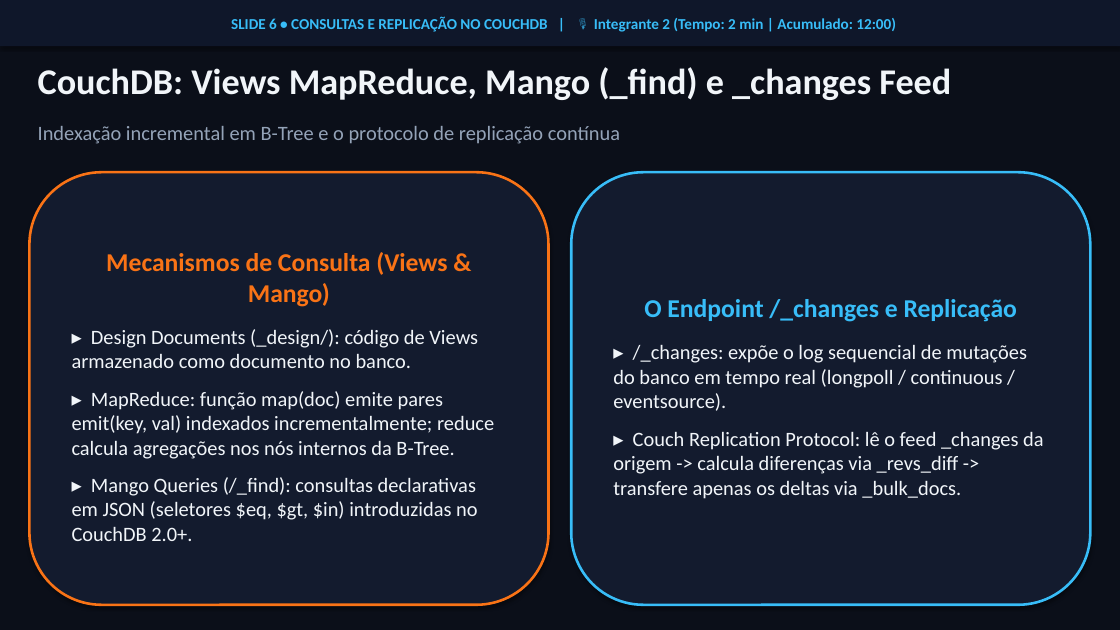
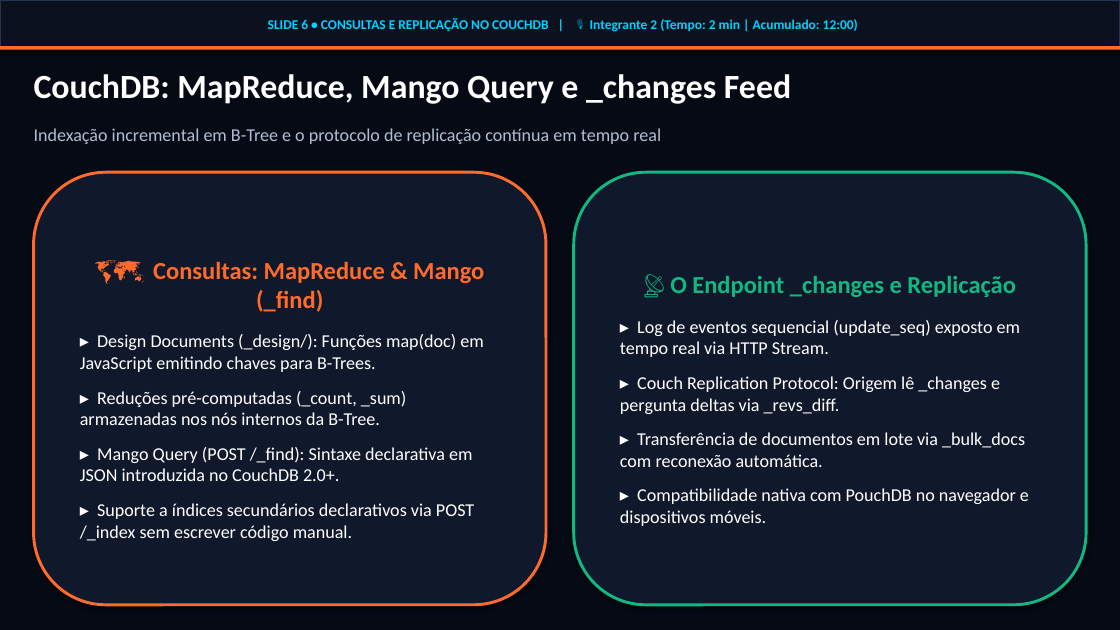
Before and after one commit to PHLopesvc07/ApresentacaoBD, a slide deck: slide 6 of Apresentacao_CouchDB_vs_Couchbase.pptx. Drawn at 1120x630 pixels with LibreOffice and Linux fonts; fonts in the diff are those of the drawing. Boxes give left, top, right and bottom in pixels: in the first picture for what was removed or moved away, otherwise in the second. Text is boxed around its words. In the diff, an @@ line names an element or a change of style, - is before the commit and + after.

Commit message:
feat: adiciona PDF completo para o professor e moderniza design do PPTX com glassmorphism e cores tematicas

```diff
--- a/Apresentacao_CouchDB_vs_Couchbase.pptx
+++ b/Apresentacao_CouchDB_vs_Couchbase.pptx
@@ background #0B0F19 to #060A14 @@
@@ rectangle "SLIDE 6 • CONSULTAS E ..." at (0,0,1120,49): size 13 to 11.5 pt, text colour #38BDF8 to #00D2FF; fill #0F172A to #0B111F; outline none to #263452 1 pt @@
@@ rectangle added at (0,46,1120,50), fill #FF6B2B @@
@@ text at (34,74,791,104): text changed; size 31 to 29 pt; text colour #F1F5F9 to #FFFFFF @@
-CouchDB: Views MapReduce, Mango (_find) e _changes Feed
+CouchDB: MapReduce, Mango Query e _changes Feed
@@ text at (34,128,661,144): text changed; size 17.5 to 15.5 pt; text colour #94A3B8 to #B0BED2 @@
-Indexação incremental em B-Tree e o protocolo de replicação contínua
+Indexação incremental em B-Tree e o protocolo de replicação contínua em tempo real
@@ rounded rectangle "🗺️ Consultas: MapReduce & Mango ...": place and size @@
-rounded rectangle "🗺️ Consultas: MapReduce & Mango ..." at (29,172,549,605)
+rounded rectangle "🗺️ Consultas: MapReduce & Mango ..." at (34,172,546,605)
@@ rounded rectangle "🗺️ Consultas: MapReduce & Mango ..." at (34,172,546,605): fill #131B2E to #10182B; outline #F97316 2.2 pt to #FF6B2B 2.5 pt @@
@@ rounded rectangle "📡 O Endpoint _changes e ...": place and size @@
-rounded rectangle "📡 O Endpoint _changes e ..." at (571,172,1091,605)
+rounded rectangle "📡 O Endpoint _changes e ..." at (574,172,1086,605)
@@ rounded rectangle "📡 O Endpoint _changes e ..." at (574,172,1086,605): fill #131B2E to #10182B; outline #38BDF8 2.2 pt to #10B981 2.5 pt @@
@@ text in rounded rectangle at (80,261,484,541): text changed; size 17.5 to 15.5 pt; text colour #F1F5F9 to #FFFFFF @@
-Mecanismos de Consulta (Views & Mango)
-▸ Design Documents (_design/): código de Views armazenado como documento no banco.
-▸ MapReduce: função map(doc) emite pares emit(key, val) indexados incrementalmente; reduce calcula agregações nos nós internos da B-Tree.
-▸ Mango Queries (/_find): consultas declarativas em JSON (seletores $eq, $gt, $in) introduzidas no CouchDB 2.0+.
+🗺️ Consultas: MapReduce & Mango (_find)
+▸ Design Documents (_design/): Funções map(doc) em JavaScript emitindo chaves para B-Trees.
+▸ Reduções pré-computadas (_count, _sum) armazenadas nos nós internos da B-Tree.
+▸ Mango Query (POST /_find): Sintaxe declarativa em JSON introduzida no CouchDB 2.0+.
+▸ Suporte a índices secundários declarativos via POST /_index sem escrever código manual.
@@ text in rounded rectangle at (620,276,1029,526): text changed; size 17.5 to 15.5 pt; text colour #F1F5F9 to #FFFFFF @@
-O Endpoint /_changes e Replicação
-▸ /_changes: expõe o log sequencial de mutações do banco em tempo real (longpoll / continuous / eventsource).
-▸ Couch Replication Protocol: lê o feed _changes da origem -> calcula diferenças via _revs_diff -> transfere apenas os deltas via _bulk_docs.
+📡 O Endpoint _changes e Replicação
+▸ Log de eventos sequencial (update_seq) exposto em tempo real via HTTP Stream.
+▸ Couch Replication Protocol: Origem lê _changes e pergunta deltas via _revs_diff.
+▸ Transferência de documentos em lote via _bulk_docs com reconexão automática.
+▸ Compatibilidade nativa com PouchDB no navegador e dispositivos móveis.
```
Also in this commit, not shown: 17 other slides changed, 4 other files.
